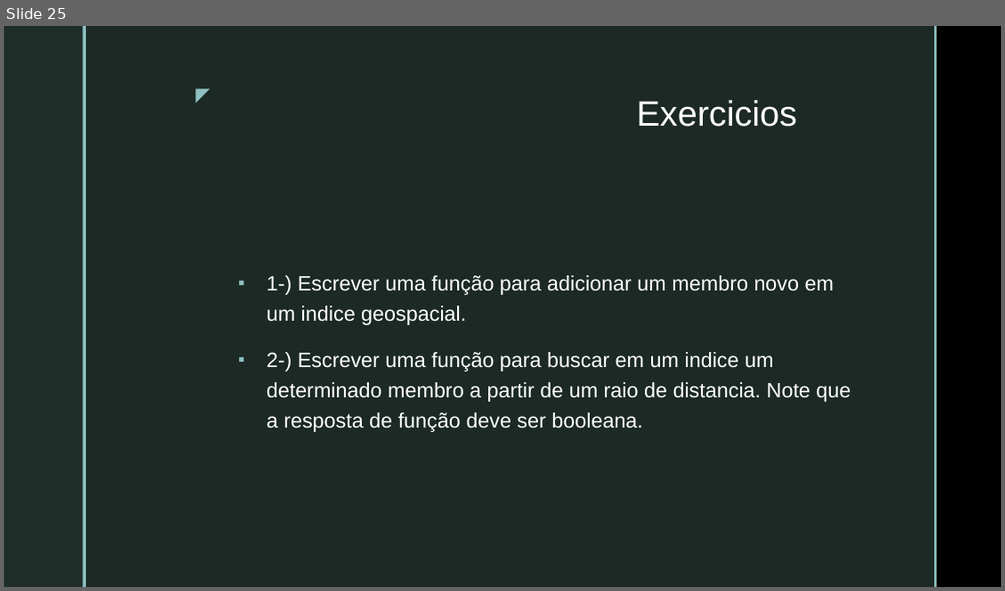
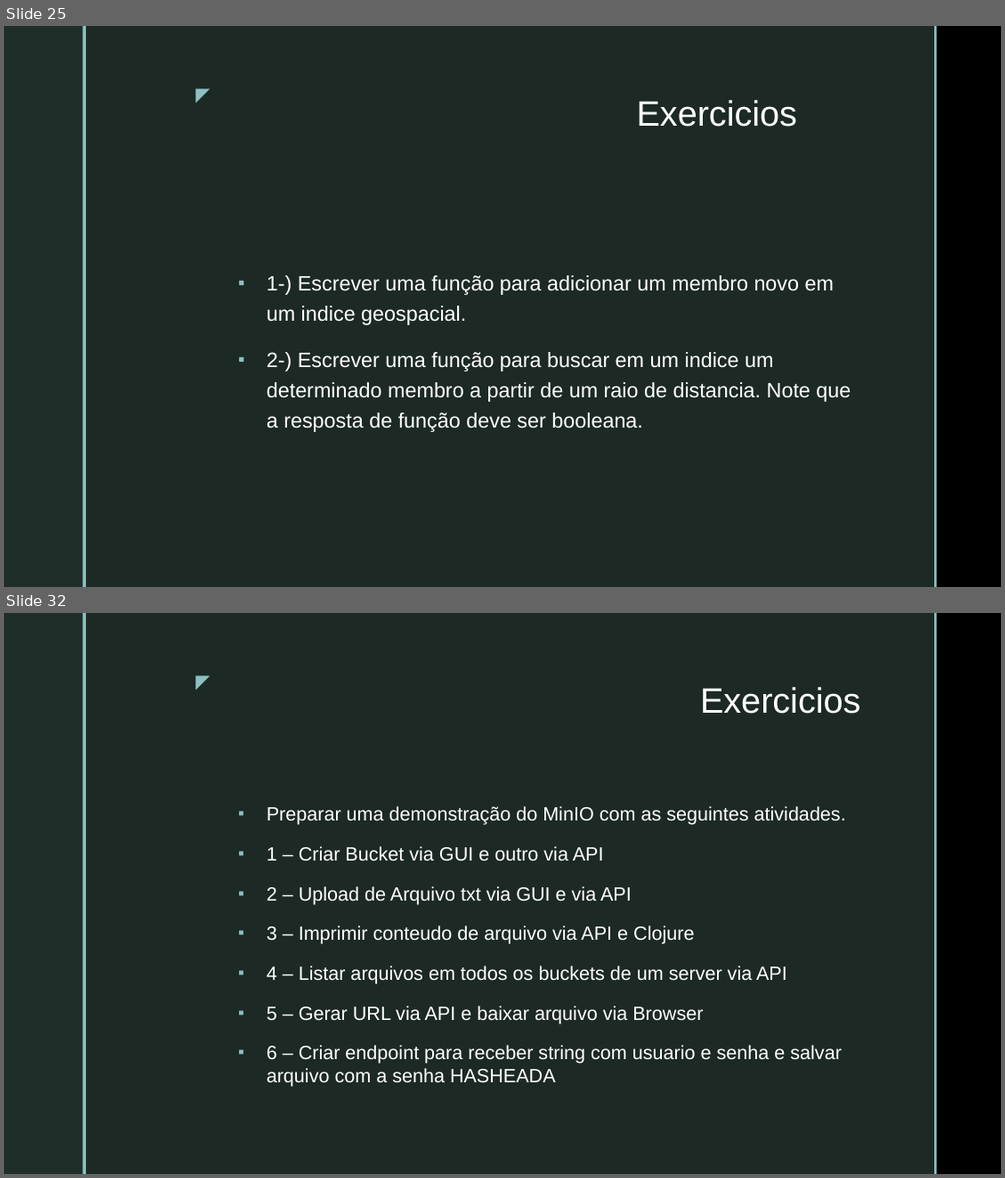
Before and after one commit to VictorInacio/curso-clojure-mybank, a slide deck: doc/NUBOOT-MOD4-DEVOPS-SERVICES.pptx. Shown one above the other, each under a label of ours: slide 25 before the commit, slides 25 and 32 after it; the slides between them are not shown. The pictures are 1005x591 and 1005x1178 pixels, drawn with LibreOffice and Linux fonts; fonts in the diff are those of the drawing; background and template pictures are left out. Boxes give left, top, right and bottom in pixels: in the first picture for what was removed or moved away, otherwise in the second. Text is boxed around its words. In the diff, an @@ line names an element or a change of style, - is before the commit and + after.

```diff
--- a/doc/NUBOOT-MOD4-DEVOPS-SERVICES.pptx
+++ b/doc/NUBOOT-MOD4-DEVOPS-SERVICES.pptx
@@ slide 32 added at (4, 613, 1001, 1174), background picture (left out); not listed: 5 template elements that a slide beside it also shows @@
@@ title added at (700, 687, 860, 714), 34 pt, text #FFFFFF @@
+Exercicios
@@ text added at (267, 806, 846, 1086), 18.5 pt, text #FFFFFF @@
+▪ Preparar uma demonstração do MinIO com as seguintes atividades.
+▪ 1 – Criar Bucket via GUI e outro via API
+▪ 2 – Upload de Arquivo txt via GUI e via API
+▪ 3 – Imprimir conteudo de arquivo via API e Clojure
+▪ 4 – Listar arquivos em todos os buckets de um server via API
+▪ 5 – Gerar URL via API e baixar arquivo via Browser
+▪ 6 – Criar endpoint para receber string com usuario e senha e salvar arquivo com a senha HASHEADA
```
Also in this commit, not shown: 1 slide changed, 5 other slides added, 2 other files.
